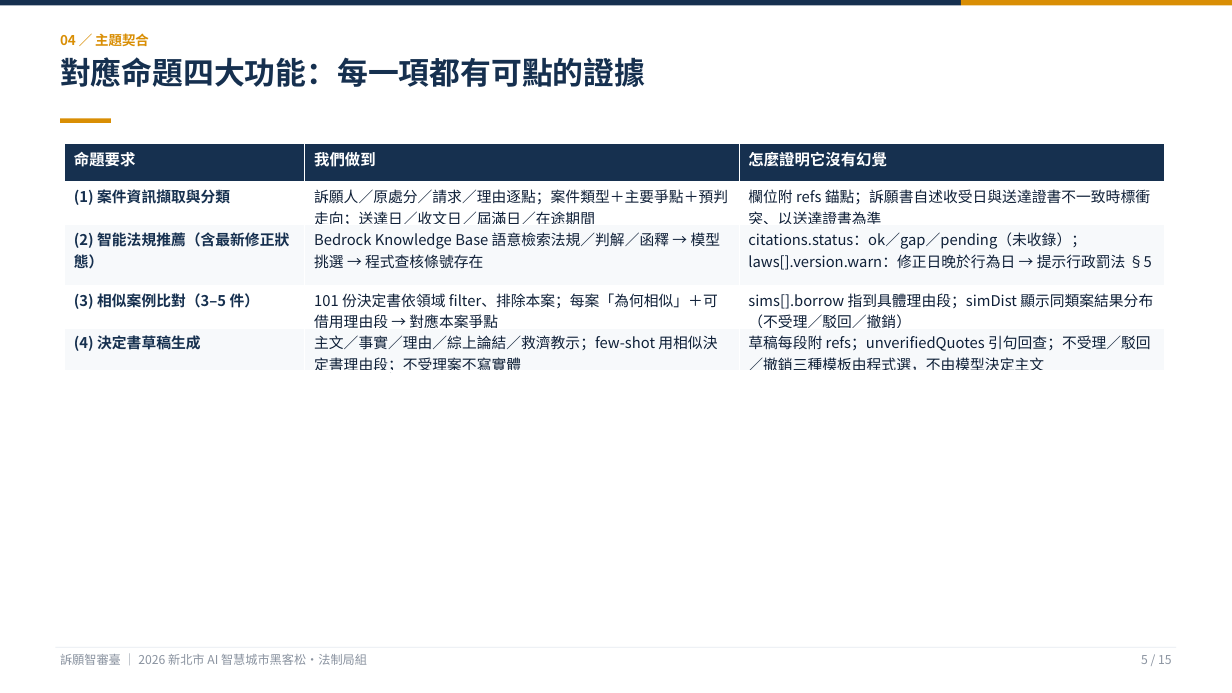
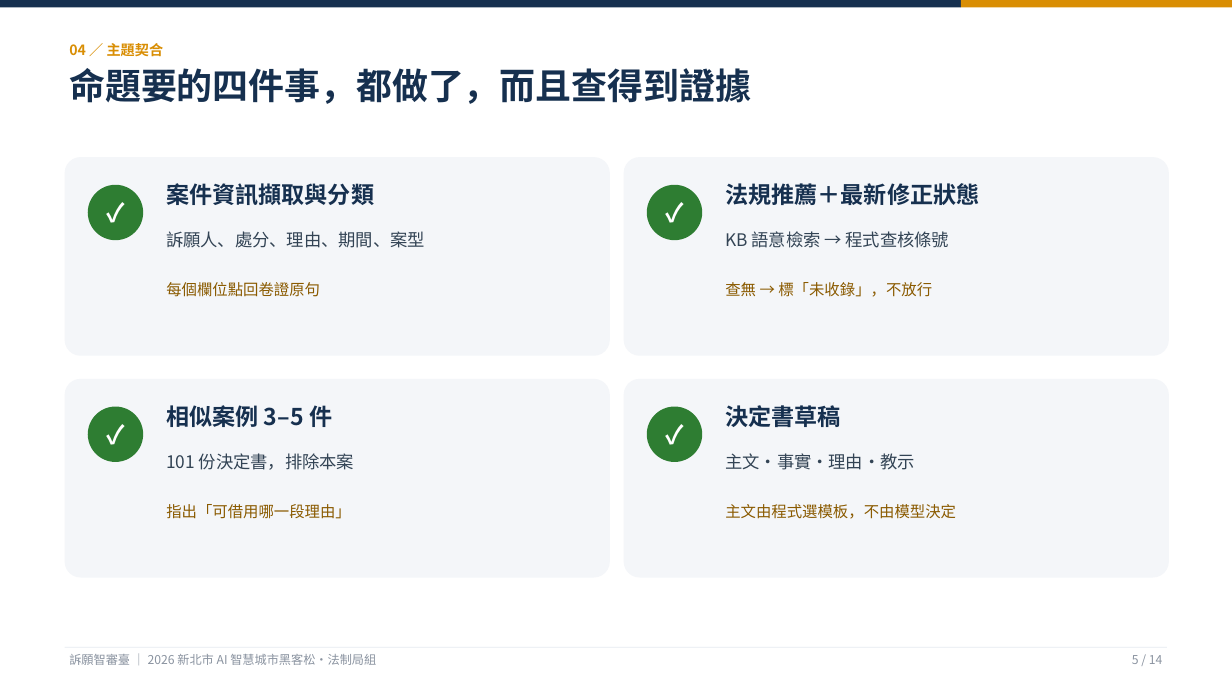
Before and after one commit to KevinMursh/hackathon_wisxxxx, a slide deck: slide 5 of docs/提案/提案簡報-訴願智審臺.pptx. Drawn at 1232x693 pixels with LibreOffice and Linux fonts; fonts in the diff are those of the drawing. Boxes give left, top, right and bottom in pixels: in the first picture for what was removed or moved away, otherwise in the second. Text is boxed around its words. In the diff, an @@ line names an element or a change of style, - is before the commit and + after.

```diff
--- a/docs/提案/提案簡報-訴願智審臺.pptx
+++ b/docs/提案/提案簡報-訴願智審臺.pptx
@@ text "04 ／ 主題契合": place and size @@
-text "04 ／ 主題契合" at bbox=[60, 33, 149, 46]
+text "04 ／ 主題契合" at bbox=[69, 43, 164, 56]
@@ text "04 ／ 主題契合" at bbox=[69, 43, 164, 56]: size 10.5 to 11 pt @@
@@ text at bbox=[69, 68, 751, 104]: text changed; size 24 to 28 pt @@
-對應命題四大功能：每一項都有可點的證據
+命題要的四件事，都做了，而且查得到證據
@@ rectangle removed at bbox=[60, 118, 111, 123] @@
@@ table removed at bbox=[65, 143, 1165, 374], 5 rows, 3 columns @@
-命題要求 | 我們做到 | 怎麼證明它沒有幻覺
-(1) 案件資訊擷取與分類 | 訴願人／原處分／請求／理由逐點；案件類型＋主要爭點＋預判走向；送達日／收文日／屆滿日／在途期間 | 欄位附 refs 錨點；訴願書自述收受日與送達證書不一致時標衝突、以送達證書為準
-(2) 智能法規推薦（含最新修正狀態） | Bedrock Knowledge Base 語意檢索法規／判解／函釋 → 模型挑選 → 程式查核條號存在 | citations.status：ok／gap／pending（未收錄）；laws[].version.warn：修正日晚於行為日 → 提示行政罰法 §5
-(3) 相似案例比對（3–5 件） | 101 份決定書依領域 filter、排除本案；每案「為何相似」＋可借用理由段 → 對應本案爭點 | sims[].borrow 指到具體理由段；simDist 顯示同類案結果分布（不受理／駁回／撤銷）
-(4) 決定書草稿生成 | 主文／事實／理由／綜上論結／救濟教示；few-shot 用相似決定書理由段；不受理案不寫實體 | 草稿每段附 refs；unverifiedQuotes 引句回查；不受理／駁回／撤銷三種模板由程式選，不由模型決定主文
@@ rounded rectangle added at bbox=[65, 157, 610, 356], fill #F4F6F9 @@
@@ rounded rectangle added at bbox=[624, 157, 1169, 356], fill #F4F6F9 @@
@@ ellipse added at bbox=[88, 185, 143, 240], fill #2E7D32, 20 pt, text #FFFFFF, bold @@
+✓
@@ text added at bbox=[166, 183, 374, 205], 18 pt, text #16304F, bold @@
+案件資訊擷取與分類
@@ ellipse added at bbox=[647, 185, 702, 240], fill #2E7D32, 20 pt, text #FFFFFF, bold @@
+✓
@@ text added at bbox=[725, 183, 979, 205], 18 pt, text #16304F, bold @@
+法規推薦＋最新修正狀態
@@ text added at bbox=[166, 231, 425, 248], 13.5 pt, text #334455 @@
+訴願人、處分、理由、期間、案型
@@ text added at bbox=[725, 231, 949, 248], 13.5 pt, text #334455 @@
+KB 語意檢索 → 程式查核條號
@@ text added at bbox=[166, 282, 320, 297], 12 pt, text #8A5A00 @@
+每個欄位點回卷證原句
@@ text added at bbox=[725, 282, 932, 297], 12 pt, text #8A5A00 @@
+查無 → 標「未收錄」，不放行
@@ rounded rectangle added at bbox=[65, 379, 610, 578], fill #F4F6F9 @@
@@ rounded rectangle added at bbox=[624, 379, 1169, 578], fill #F4F6F9 @@
@@ ellipse added at bbox=[88, 407, 143, 462], fill #2E7D32, 20 pt, text #FFFFFF, bold @@
+✓
@@ text added at bbox=[166, 405, 332, 427], 18 pt, text #16304F, bold @@
+相似案例 3–5 件
@@ ellipse added at bbox=[647, 407, 702, 462], fill #2E7D32, 20 pt, text #FFFFFF, bold @@
+✓
@@ text added at bbox=[725, 405, 841, 427], 18 pt, text #16304F, bold @@
+決定書草稿
@@ text added at bbox=[166, 453, 354, 470], 13.5 pt, text #334455 @@
+101 份決定書，排除本案
@@ text added at bbox=[725, 453, 915, 470], 13.5 pt, text #334455 @@
+主文・事實・理由・教示
@@ text added at bbox=[166, 504, 351, 519], 12 pt, text #8A5A00 @@
+指出「可借用哪一段理由」
@@ text added at bbox=[725, 504, 956, 519], 12 pt, text #8A5A00 @@
+主文由程式選模板，不由模型決定
@@ text "訴願智審臺 ｜ 2026 新北市 AI ...": place and size @@
-text "訴願智審臺 ｜ 2026 新北市 AI ..." at bbox=[60, 654, 367, 665]
+text "訴願智審臺 ｜ 2026 新北市 AI ..." at bbox=[69, 654, 376, 665]
@@ rectangle: place and size @@
-rectangle at bbox=[55, 647, 1177, 648]
+rectangle at bbox=[65, 647, 1167, 648]
@@ text at bbox=[1132, 655, 1163, 664]: text changed @@
-5 / 15
+5 / 14
```
Also in this commit, not shown: 6 other slides changed, 7 slides added, 8 slides removed, 5 other files.
